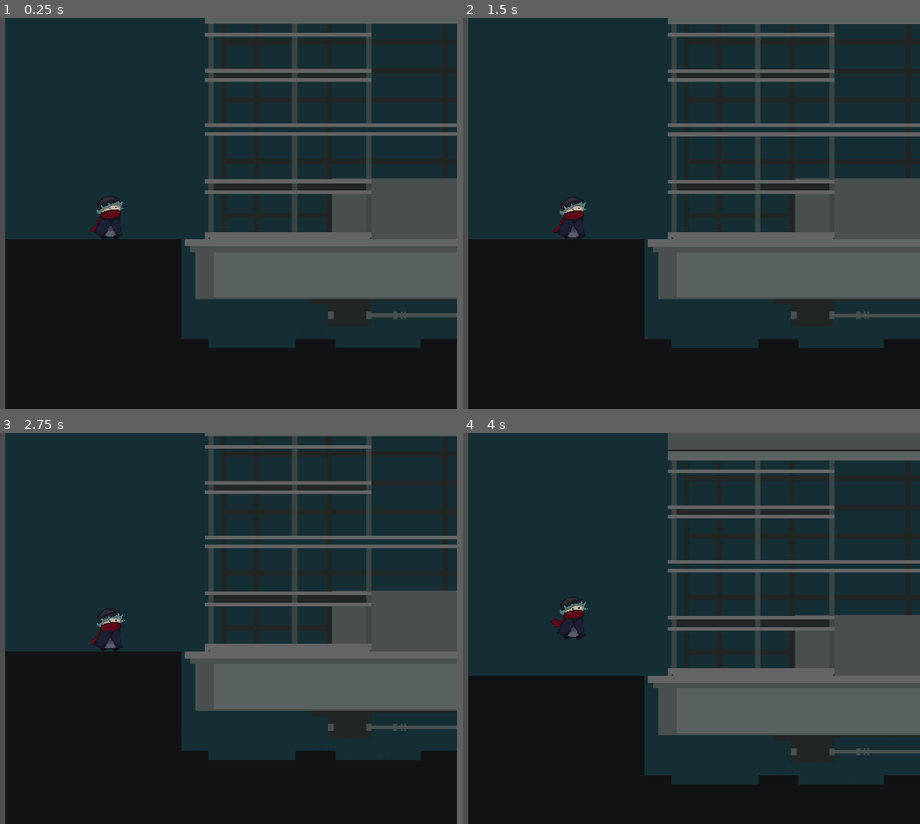
Above: before the commit, frames 1-4 (two rows, left to right).
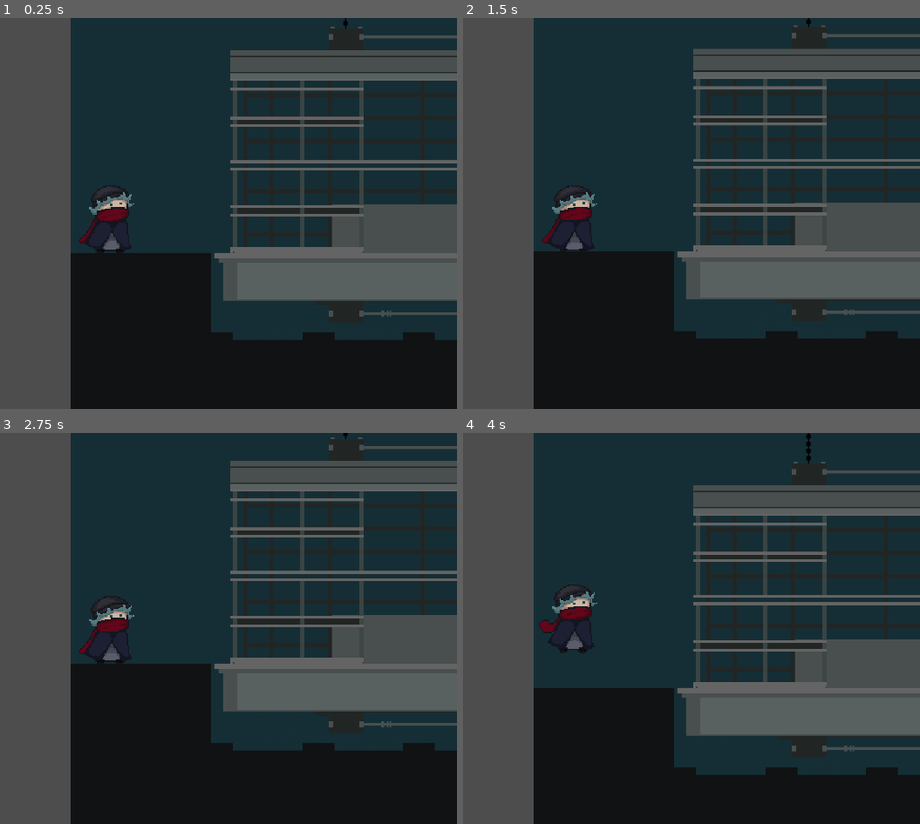
Above: after the commit, the same moments.

Repository: FirePowerGH/EchoesOfSteel
Game: Godot game, scene res://game/world/dungeon/elevator/elevator.tscn
Same seed, same stepped clock (60 frames per second), same inputs: the game is played once before the commit and once after it.
Inputs (mouse positions are in pixels of both pictures, inside the frame that each line leads up to):
- Up to frame 1 (0.25 s): no input
- Up to frame 2 (1.5 s): move the mouse to (723, 193) at 0.52 s; hold W (up) from 0.53 s (still down); tap Space (jump) at 0.77 s; move the mouse to (outside the picture) at 1.27 s
- Up to frame 3 (2.75 s): tap Space (jump) at 1.52 s; move the mouse to (178, 542) at 2.02 s; release W (up) at 2.03 s
- Up to frame 4 (4 s): move the mouse to (536, 706) at 2.77 s; hold W (up) from 2.78 s (still down); tap Space (jump) at 3.02, 3.77 s; move the mouse to (782, 687) at 3.52 s

The runs differ from the first frame. In frame 1, 33% of the frame differs, in the area x 1-100%, y 0-100%; in frame 2, 33%; in frame 3, 33%; in frame 4, 36%.

Commit message:
Added more on scene

Diff:
--- a/game/world/dungeon/elevator/elevator.tscn
+++ b/game/world/dungeon/elevator/elevator.tscn
@@ -1,27 +1,31 @@
-[gd_scene load_steps=12 format=3 uid="uid://cm0mknmcddbpe"]
+[gd_scene load_steps=15 format=3 uid="uid://cm0mknmcddbpe"]
 
 [ext_resource type="Texture2D" uid="uid://7g0fpioyogyt" path="res://game/world/dungeon/elevator/background/gradient.png" id="1_e7m2t"]
 [ext_resource type="Texture2D" uid="uid://cgv24csv6ii7p" path="res://game/world/dungeon/elevator/background/pipes.png" id="2_w76o0"]
 [ext_resource type="Texture2D" uid="uid://b646ybs2qxs4j" path="res://game/world/dungeon/elevator/background/grand.png" id="3_e045m"]
+[ext_resource type="Script" path="res://game/world/dungeon/elevator/elevator/scripts/elevator.gd" id="4_4x2c5"]
+[ext_resource type="Texture2D" uid="uid://b4jl5w7p84a5t" path="res://game/world/dungeon/elevator/background/steiner.png" id="4_74wmn"]
 [ext_resource type="Texture2D" uid="uid://c74h474g8owpu" path="res://game/world/dungeon/elevator/elevator/elevator.png" id="4_syrt4"]
 [ext_resource type="PackedScene" uid="uid://sxwxwnqvibvf" path="res://game/entities/player/player.tscn" id="4_voaxs"]
 [ext_resource type="Texture2D" uid="uid://cj3rnurxgdnlc" path="res://game/world/dungeon/elevator/elevator/heis_back.png" id="5_ap7s5"]
+[ext_resource type="Texture2D" uid="uid://c1wp1vwgep7ri" path="res://game/world/dungeon/elevator/background/tunnel.png" id="5_frqsv"]
 [ext_resource type="PackedScene" uid="uid://b3v4bqm2rnaeq" path="res://common/scripts/start_dungeon.tscn" id="6_i6c23"]
 
 [sub_resource type="RectangleShape2D" id="RectangleShape2D_gr5jq"]
 size = Vector2(90, 1120)
 
 [sub_resource type="RectangleShape2D" id="RectangleShape2D_2voto"]
-size = Vector2(96.5, 902.5)
+size = Vector2(96.4771, 901.999)
 
 [sub_resource type="RectangleShape2D" id="RectangleShape2D_k1x4l"]
-size = Vector2(286, 6.5)
+size = Vector2(286, 6.6)
 
 [sub_resource type="RectangleShape2D" id="RectangleShape2D_lakpd"]
 size = Vector2(264, 20)
 
 [node name="Elevator" type="Node2D"]
 texture_filter = 1
+scale = Vector2(0.800205, 0.800205)
 
 [node name="background" type="Node2D" parent="."]
 
@@ -40,7 +44,19 @@
 position = Vector2(240, 1820)
 texture = ExtResource("3_e045m")
 
+[node name="Steiner" type="Sprite2D" parent="background"]
+z_index = 3
+position = Vector2(239, 2232.5)
+texture = ExtResource("4_74wmn")
+
+[node name="Tunnel" type="Sprite2D" parent="background"]
+z_index = 3
+position = Vector2(729, 2270)
+texture = ExtResource("5_frqsv")
+
 [node name="Collision" type="Node2D" parent="background"]
+visible = false
+z_index = 10
 
 [node name="FloorWallLeft" type="StaticBody2D" parent="background/Collision"]
 collision_layer = 16
@@ -55,7 +71,7 @@
 collision_mask = 0
 
 [node name="CollisionShape2D" type="CollisionShape2D" parent="background/Collision/FloorWallRight"]
-position = Vector2(48.75, 668.75)
+position = Vector2(48.7, 669)
 shape = SubResource("RectangleShape2D_2voto")
 
 [node name="elevator" type="Node2D" parent="."]
@@ -66,20 +82,21 @@
 lock_rotation = true
 freeze = true
 freeze_mode = 1
+script = ExtResource("4_4x2c5")
 
 [node name="Elevator" type="Sprite2D" parent="elevator/RigidBody2D"]
 z_index = 5
 position = Vector2(243.5, -840.5)
 texture = ExtResource("4_syrt4")
 
-[node name="CollisionShape2D" type="CollisionShape2D" parent="elevator/RigidBody2D"]
-position = Vector2(241.5, 221.25)
-shape = SubResource("RectangleShape2D_k1x4l")
-
 [node name="HeisBack" type="Sprite2D" parent="elevator/RigidBody2D"]
 z_index = 3
 position = Vector2(241.5, 158.5)
 texture = ExtResource("5_ap7s5")
+
+[node name="CollisionShape2D" type="CollisionShape2D" parent="elevator/RigidBody2D"]
+position = Vector2(241.5, 221.25)
+shape = SubResource("RectangleShape2D_k1x4l")
 
 [node name="CollisionShape2D2" type="CollisionShape2D" parent="elevator/RigidBody2D"]
 position = Vector2(242.5, 88.5)
@@ -87,7 +104,9 @@
 
 [node name="Player" parent="." instance=ExtResource("4_voaxs")]
 z_index = 4
-position = Vector2(57, 201)
+position = Vector2(26.2433, 186.202)
+scale = Vector2(2, 2)
 
 [node name="startDungeon" parent="." instance=ExtResource("6_i6c23")]
-position = Vector2(16, 98)
+z_index = 100
+position = Vector2(974.09, 2307.97)
Binary file added: game/world/dungeon/elevator/background/steiner.png
Not shown, added: game/world/dungeon/elevator/background/steiner.png.import
Binary file added: game/world/dungeon/elevator/background/tunnel.png
Not shown, added: game/world/dungeon/elevator/background/tunnel.png.import
